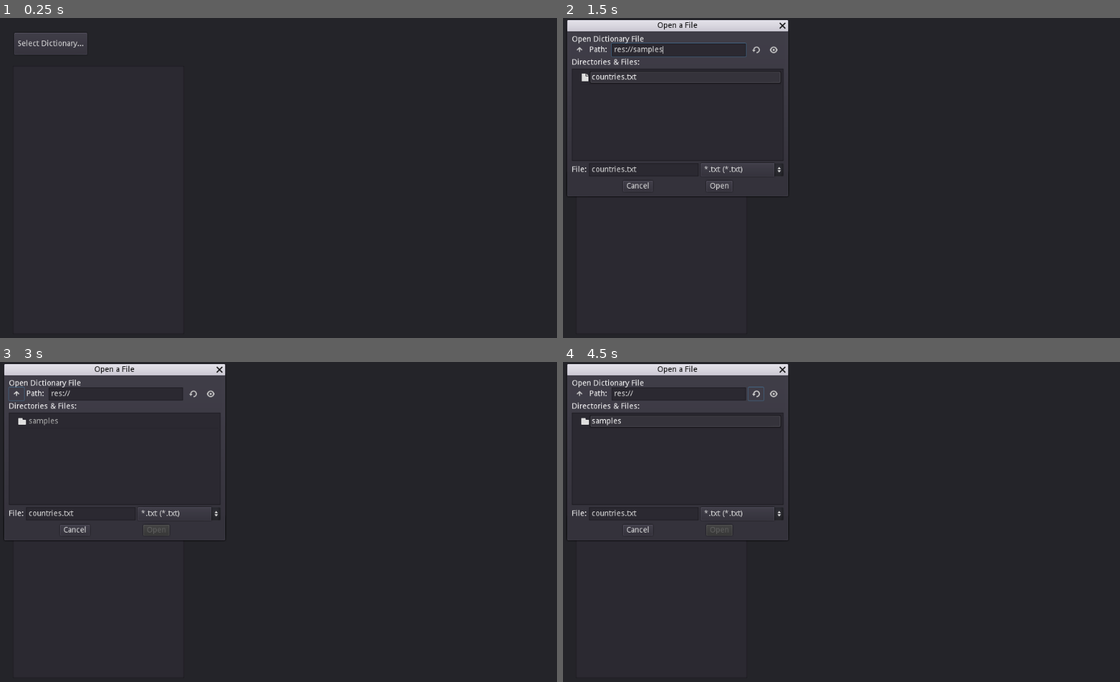
Above: before the commit, frames 1-4 (two rows, left to right).
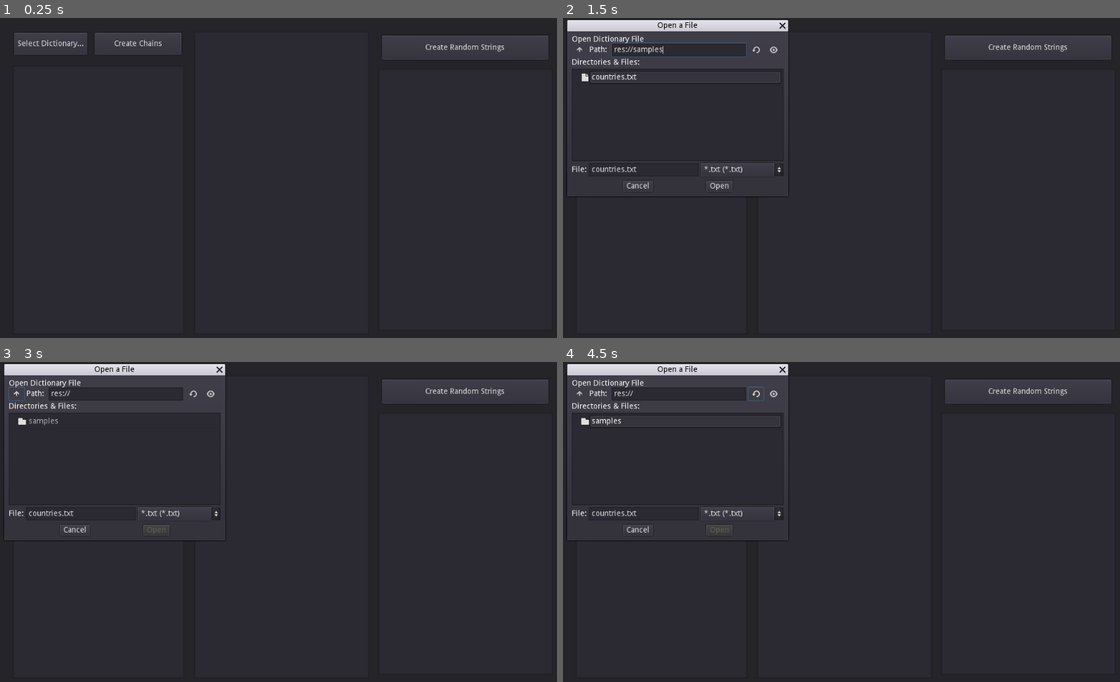
Above: after the commit, the same moments.

Repository: MichaelReel/MarkovTester
Game: Godot game, scene res://Analyser.tscn
Two runs of this game, one before a commit and one after it. Both use one fixed random seed, a clock stepped at 60 frames per second and the inputs below.
Inputs (mouse positions are in pixels of both pictures, inside the frame that each line leads up to):
- Up to frame 1 (0.25 s): no input
- Up to frame 2 (1.5 s): click "Select Dictionary..." at 0.5 s; click (702, 43) at 1.25 s, where only the run after the commit has a clickable "Create Chains"
- Up to frame 3 (3 s): click (467, 390) at 2 s, where only the run after the commit has a clickable "Create Random Strings"; click (16, 394) at 2.75 s
- Up to frame 4 (4.5 s): click (579, 394) at 3.5 s; click (757, 394) at 4.25 s

The runs differ from the first frame. In frame 1, 2.1% of the frame differs, in the area x 16-99%, y 4-13%; in frame 2, 1.4%; in frame 3, 1.4%; in frame 4, 1.4%.

Commit message:
Some UI now setup. Simple chains can be performed. May add more flexibility.

Diff:
--- a/Analyser.tscn
+++ b/Analyser.tscn
@@ -1,6 +1,8 @@
-[gd_scene load_steps=2 format=2]
+[gd_scene load_steps=4 format=2]
 
 [ext_resource path="res://LoadDictionary.gd" type="Script" id=1]
+[ext_resource path="res://CreateChains.gd" type="Script" id=2]
+[ext_resource path="res://OutputList.gd" type="Script" id=3]
 
 [node name="Analyser" type="Panel"]
 anchor_right = 1.0
@@ -9,7 +11,7 @@
 "_edit_use_anchors_": false
 }
 
-[node name="Button" type="Button" parent="."]
+[node name="SelectButton" type="Button" parent="."]
 margin_left = 25.6597
 margin_top = 26.8261
 margin_right = 157.66
@@ -19,7 +21,27 @@
 "_edit_use_anchors_": false
 }
 
-[node name="TextEdit" type="TextEdit" parent="."]
+[node name="CreateButton" type="Button" parent="."]
+margin_left = 172.0
+margin_top = 27.0
+margin_right = 329.0
+margin_bottom = 67.0
+text = "Create Chains"
+__meta__ = {
+"_edit_use_anchors_": false
+}
+
+[node name="RandomButton" type="Button" parent="."]
+margin_left = 693.0
+margin_top = 32.0
+margin_right = 994.0
+margin_bottom = 76.0
+text = "Create Random Strings"
+__meta__ = {
+"_edit_use_anchors_": false
+}
+
+[node name="InputList" type="TextEdit" parent="."]
 margin_left = 23.0
 margin_top = 87.0
 margin_right = 334.0
@@ -29,7 +51,7 @@
 "_edit_use_anchors_": false
 }
 
-[node name="FileDialog" type="FileDialog" parent="TextEdit"]
+[node name="FileDialog" type="FileDialog" parent="InputList"]
 margin_right = 400.0
 margin_bottom = 300.0
 rect_min_size = Vector2( 400, 300 )
@@ -41,5 +63,29 @@
 filters = PoolStringArray( "*.txt" )
 current_dir = "res://samples"
 current_path = "res://samples/"
-[connection signal="pressed" from="Button" to="TextEdit" method="_on_Button_pressed"]
-[connection signal="file_selected" from="TextEdit/FileDialog" to="TextEdit" method="_on_FileDialog_file_selected"]
+
+[node name="ChainList" type="ItemList" parent="."]
+margin_left = 352.0
+margin_top = 25.0
+margin_right = 669.0
+margin_bottom = 575.0
+script = ExtResource( 2 )
+__meta__ = {
+"_edit_use_anchors_": false
+}
+
+[node name="OutputList" type="TextEdit" parent="."]
+margin_left = 686.0
+margin_top = 93.0
+margin_right = 1002.0
+margin_bottom = 569.0
+script = ExtResource( 3 )
+__meta__ = {
+"_edit_use_anchors_": false
+}
+[connection signal="pressed" from="SelectButton" to="InputList" method="_on_Button_Open_pressed"]
+[connection signal="pressed" from="CreateButton" to="InputList" method="_on_Button_Create_pressed"]
+[connection signal="pressed" from="RandomButton" to="ChainList" method="_on_RandomButton_pressed"]
+[connection signal="chain_input" from="InputList" to="ChainList" method="_on_InputList_chain_input"]
+[connection signal="file_selected" from="InputList/FileDialog" to="InputList" method="_on_FileDialog_file_selected"]
+[connection signal="created_random_strings" from="ChainList" to="OutputList" method="_on_ChainList_created_random_strings"]
--- /dev/null
+++ b/CreateChains.gd
@@ -0,0 +1,131 @@
+extends ItemList
+
+signal created_random_strings
+
+var table : MarkovTable
+
+class MarkovTable:
+
+	var links : Dictionary
+	var totals : Dictionary
+	var headers : Array
+	var callback : FuncRef
+
+	func _init(input : String, add_item_callback : FuncRef, split : String = '1letter'):
+		"""
+		Create the markov chain table.
+		By default the table will be empty.
+		When input is given, split will determine the technique
+		used to split words into markov states.
+		split = '1letter' : 1 letter equals 1 state.
+		split = '2letter' : Every 2 letters equals 1 state,
+							last state may be a single letter.
+		split = '3letter' : Every 3 letters equals 1 state,
+							last state may be a single letter
+							or 2 letters. This can create a
+							very large table.
+		split = 'consonants' : Each split ends with a consonant
+		split = 'cvc' : Each link ends up in the form consonant-vowel-consonant
+		"""
+		links = {}
+		totals = {}
+		headers = []
+		callback = add_item_callback
+		read_input_stream(input, split)
+
+	func read_input_stream(input : String, split : String):
+		for line in input.split("\n"):
+			line = line.strip_edges().to_lower()
+			if not line.empty():
+				insert_word(line, split)
+
+	func insert_word(word : String, split : String):
+		match split:
+			"1letter":
+				split_letter(word)
+			"2letter":
+				split_multiletter(word, 2)
+			"3letter":
+				split_multiletter(word, 3)
+			"consonants":
+				split_by_regex(word, "([aeiou]*[bcdfghjklmnpqrstvwxyz]{1})")
+			"cvc":
+				split_by_regex(word, "([bcdfghjklmnpqrstvwxyz][aeiou]*[bcdfghjklmnpqrstvwxyz])")
+			_:
+				split_by_regex(word, split)
+
+	func split_letter(word : String):
+		add_link(' ', word[0])
+		add_link(word[-1], ' ')
+		for i in range(0, word.length() - 1):
+			var a := word[i]
+			var b := word[i + 1]
+			add_link(a, b)
+
+	func split_multiletter(word_in : String, n : int):
+		var word : Array = []
+		for i in range(0, word_in.length(), n):
+			word.append(word_in.substr(i, n))
+		add_link(' ', word[0])
+		add_link(word[-1], ' ')
+		for i in range(0, word.size() - 1):
+			var a : String = word[i]
+			var b : String = word[i + 1]
+			add_link(a, b)
+
+	func split_by_regex(word_in : String, regex : String):
+		var filter := RegEx.new()
+		var err = filter.compile(regex)
+		if err:
+			callback.call_func("\t", "Regex error. Exp: " + regex + ", Err-code: " + err)
+			return
+		var word : Array = filter.search_all(word_in)
+		add_link(' ', word[0].get_string())
+		add_link(word[-1].get_string(), ' ')
+		for i in range(0, word.size() - 1):
+			var a : String = word[i].get_string()
+			var b : String = word[i + 1].get_string()
+			add_link(a, b)
+
+	func add_link(start : String, end : String):
+		if not headers.has(start):
+			headers.append(start)
+		if not headers.has(end):
+			headers.append(end)
+		if not links.has(start):
+			links[start] = {}
+			totals[start] = 0
+		if not links[start].has(end):
+			links[start][end] = 0
+			if callback.is_valid():
+				callback.call_func(start, end)
+		links[start][end] += 1
+		totals[start] += 1
+
+	func make_random_word() -> String:
+		# Use space to find a starting state:
+		var state := get_random_linked_state(' ')
+		var word := state
+		while state != ' ':
+			state = get_random_linked_state(state)
+			word += state
+		return word
+
+	func get_random_linked_state(state : String) -> String:
+		var next_states : Array = links[state].keys()
+		var state_ind := randi() % next_states.size()
+		return next_states[state_ind]
+
+func _on_InputList_chain_input(text : String):
+	self.clear()
+	table = MarkovTable.new(text, funcref(self, "new_item_added"), "3letter")
+	sort_items_by_text()
+
+func new_item_added(start : String, end : String):
+	add_item("'" + start + "' -> '" + end + "'")
+
+func _on_RandomButton_pressed():
+	var text := ""
+	for _i in range (0, 100):
+		text += table.make_random_word() + "\n"
+	emit_signal("created_random_strings", text)
--- a/LoadDictionary.gd
+++ b/LoadDictionary.gd
@@ -2,7 +2,9 @@
 
 onready var popup := $FileDialog
 
-func _on_Button_pressed():
+signal chain_input
+
+func _on_Button_Open_pressed():
 	popup.popup()
 
 func _on_FileDialog_file_selected(path : String):
@@ -11,3 +13,6 @@
 	file.open(path, File.READ)
 	text = file.get_as_text()
 	file.close()
+
+func _on_Button_Create_pressed():
+	emit_signal("chain_input", text)
--- /dev/null
+++ b/OutputList.gd
@@ -0,0 +1,4 @@
+extends TextEdit
+
+func _on_ChainList_created_random_strings(results : String):
+	text = results
